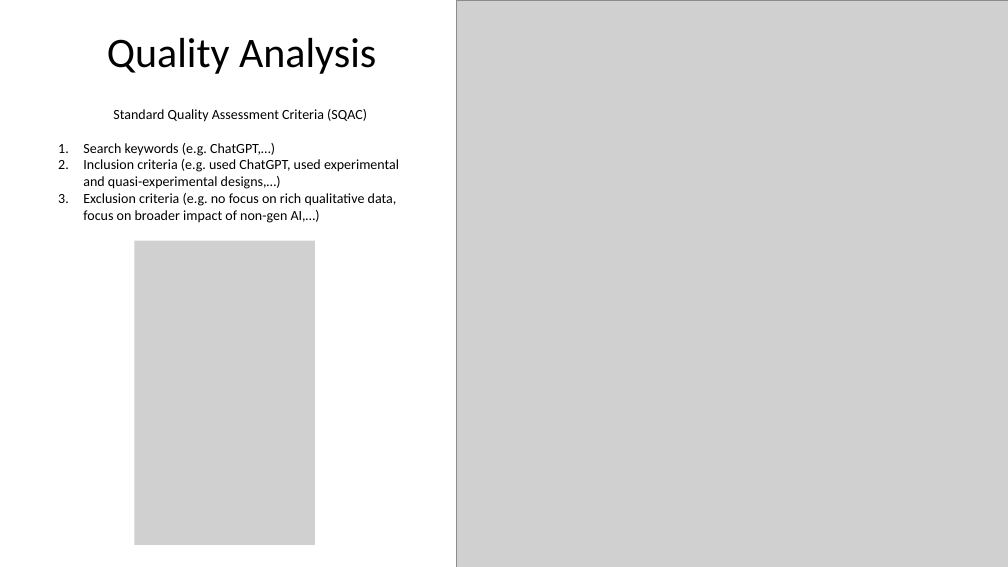
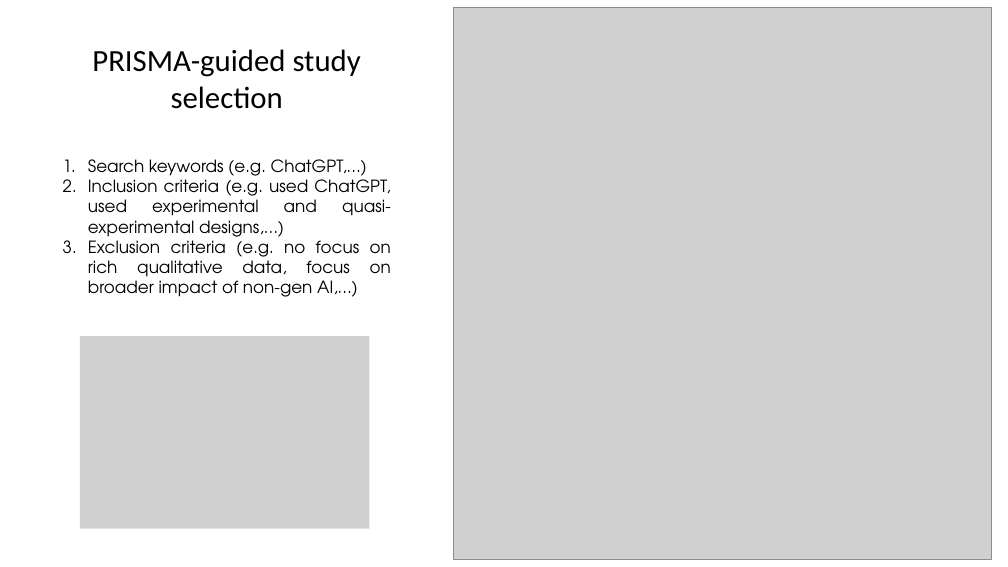
Before and after one commit to tinasophie15/tcpp_project_chatgpt_learning, a slide deck: slide 2 of Presentation.pptx. Drawn at 1008x567 pixels with LibreOffice and Linux fonts; fonts in the diff are those of the drawing; grey boxes stand for pictures. Boxes give left, top, right and bottom in pixels: in the first picture for what was removed or moved away, otherwise in the second. Text is boxed around its words. In the diff, an @@ line names an element or a change of style, - is before the commit and + after.

```diff
--- a/Presentation.pptx
+++ b/Presentation.pptx
@@ picture resized from (x1=456, y1=0, x2=1008, y2=567) to (x1=454, y1=7, x2=991, y2=559) @@
@@ text at (x1=92, y1=49, x2=361, y2=109): text changed; size 60 to 44 pt @@
-Quality Analysis
+PRISMA-guided study selection
@@ text at (x1=113, y1=109, x2=367, y2=122): paragraph removed @@
-Standard Quality Assessment Criteria (SQAC)
@@ text "Search keywords (e.g. ChatGPT,…)" moved from (x1=83, y1=109, x2=399, y2=223) to (x1=88, y1=159, x2=391, y2=297) @@
@@ text "Search keywords (e.g. ChatGPT,…)" at (x1=88, y1=159, x2=391, y2=297): size 20 to 24 pt, font Calibri to TeX Gyre Adventor; alignment left to justified @@
@@ picture removed at (x1=135, y1=241, x2=315, y2=545) @@
@@ picture added at (x1=80, y1=336, x2=369, y2=529) @@
```
Also in this commit, not shown: 2 other slides changed, 4 slides added, 1 slide removed.
